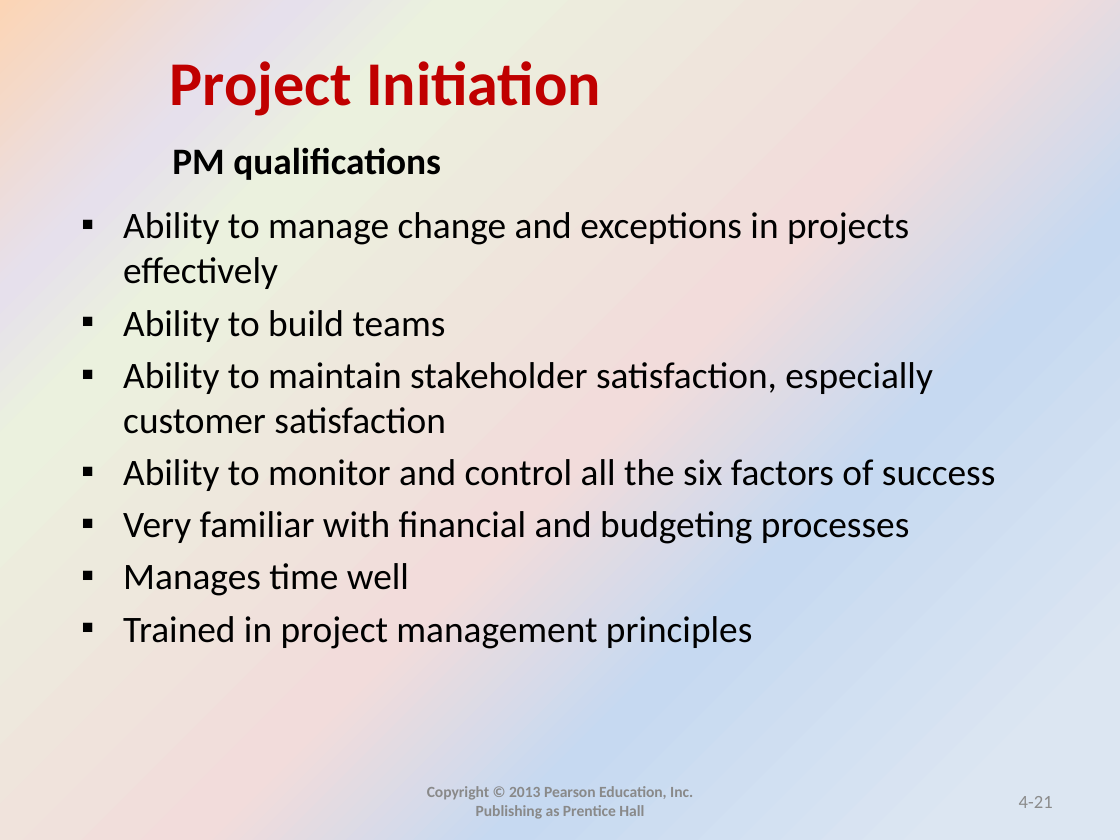
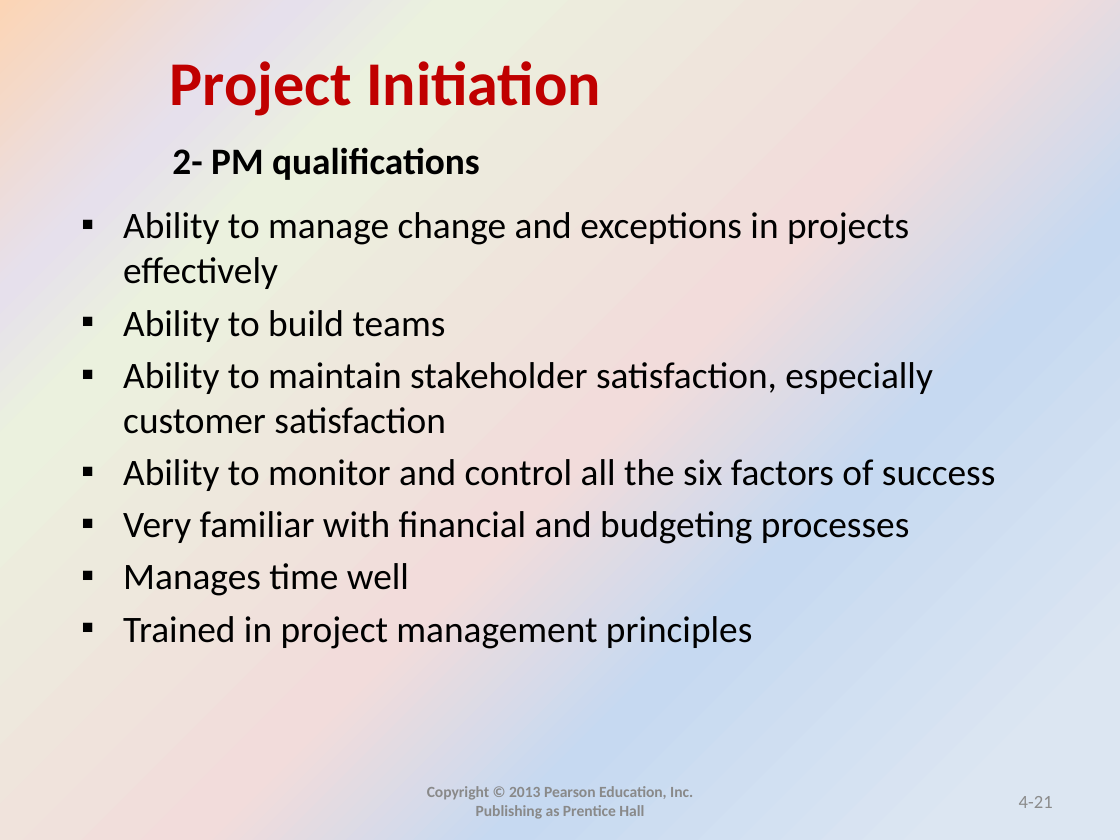
Before and after one commit to mohandesosama/is_project_management, a slide deck: slide 21 of IS-PM-Slides/04_project initiation.pptx. Drawn at 1120x840 pixels with LibreOffice and Linux fonts; fonts in the diff are those of the drawing. Boxes give left, top, right and bottom in pixels: in the first picture for what was removed or moved away, otherwise in the second. Text is boxed around its words. In the diff, an @@ line names an element or a change of style, - is before the commit and + after.

```diff
--- a/IS-PM-Slides/04_project initiation.pptx
+++ b/IS-PM-Slides/04_project initiation.pptx
@@ text at (x1=172, y1=147, x2=480, y2=180): text changed @@
-PM qualifications
+2- PM qualifications
```
Also in this commit, not shown: 30 other slides changed, 8 slides removed.
